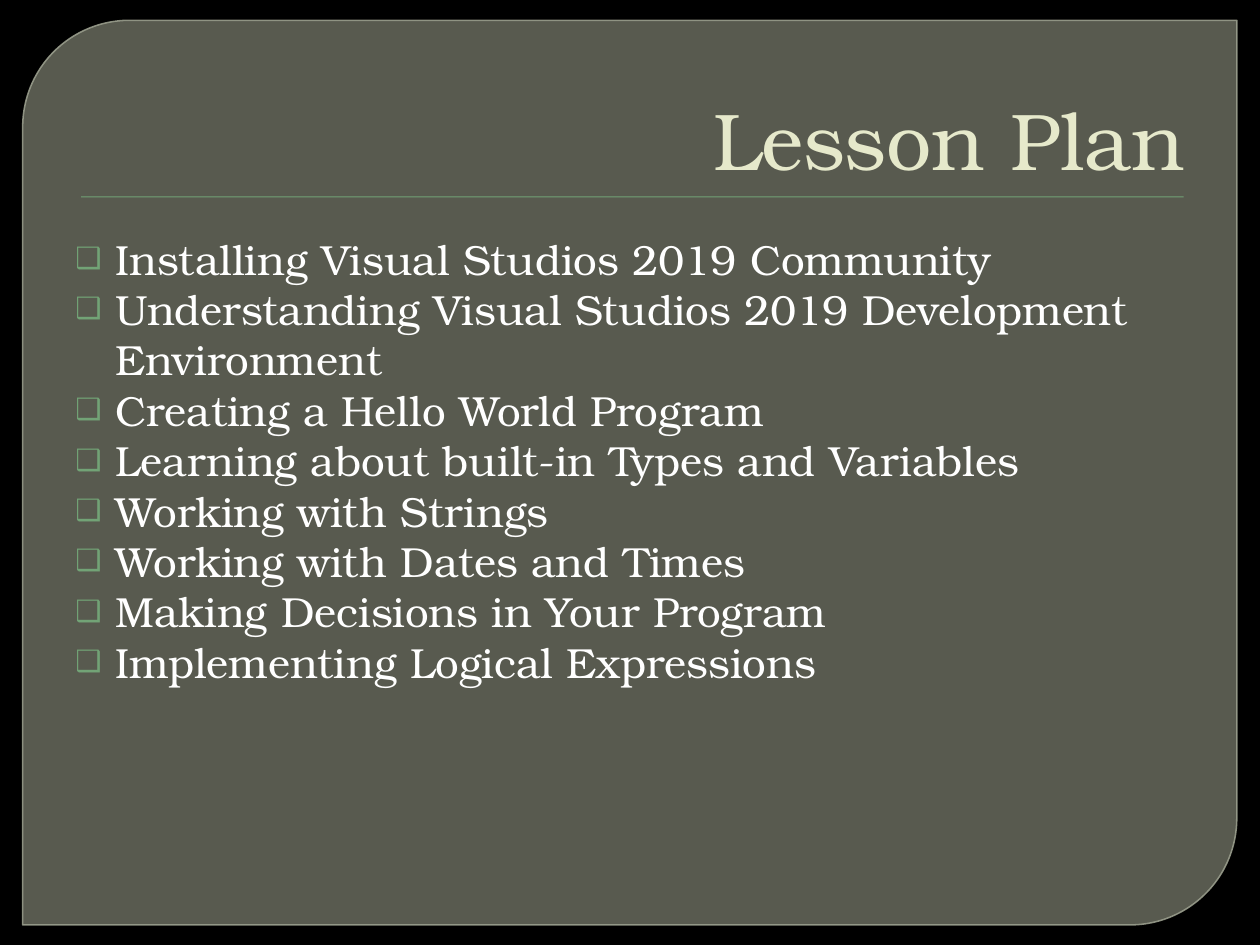
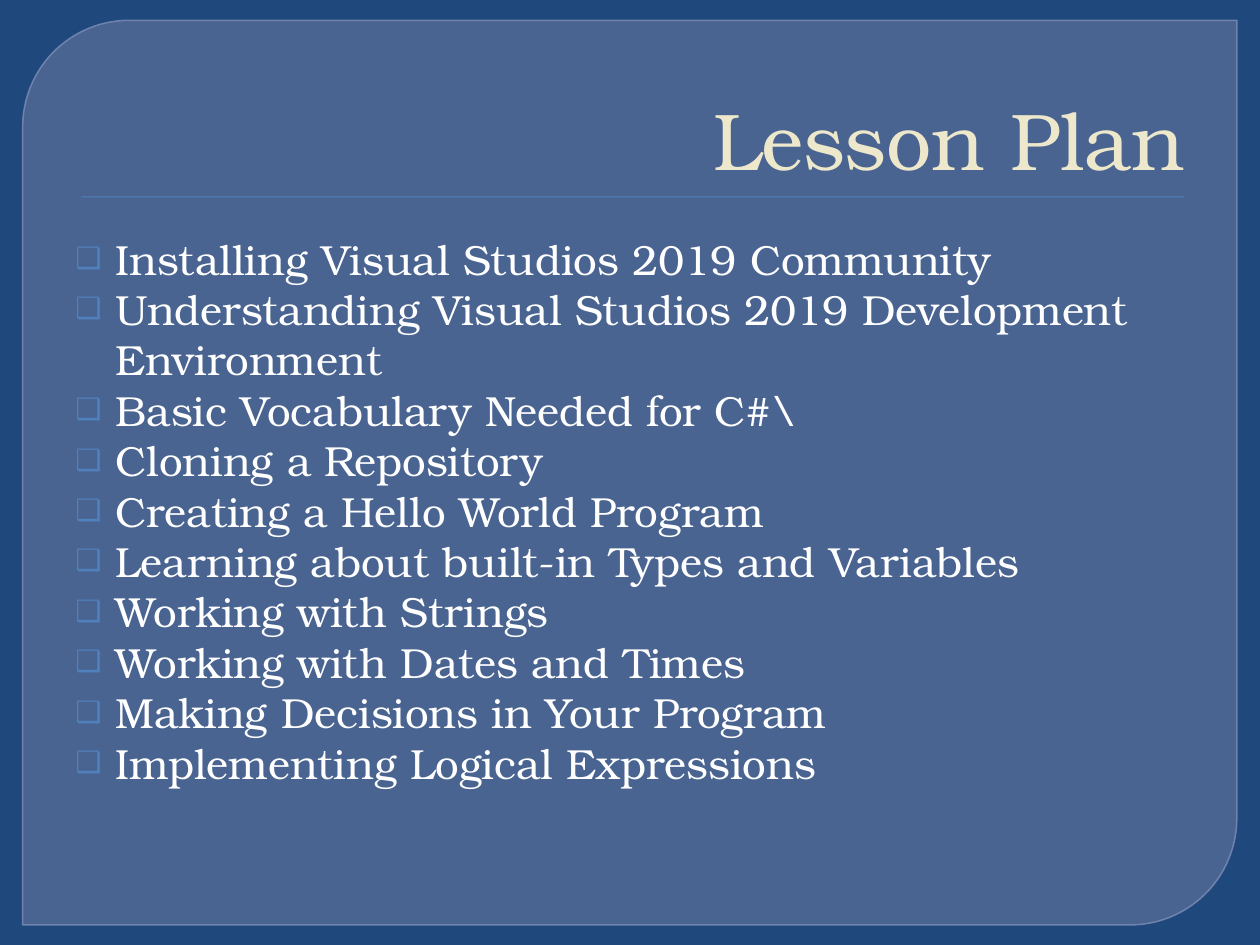
Before and after one commit to plwest-atmark/Aug31, a slide deck: slide 2 of IntroToProgramming/Introduction to C#.pptx. Drawn at 1260x945 pixels with LibreOffice and Linux fonts; fonts in the diff are those of the drawing; background and template pictures are left out. Boxes give left, top, right and bottom in pixels: in the first picture for what was removed or moved away, otherwise in the second. Text is boxed around its words. In the diff, an @@ line names an element or a change of style, - is before the commit and + after.

Commit message:
Updated PowerPoint with Programming Terminology

```diff
--- a/IntroToProgramming/Introduction to C#.pptx
+++ b/IntroToProgramming/Introduction to C#.pptx
@@ background picture (left out) to #1F497D @@
@@ round diag rect at (23, 20, 1237, 925): fill #888B7B at 65% opacity to #63759D at 65% opacity; outline #9DA090 0.87 pt to #7989B3 0.87 pt @@
@@ title "Lesson Plan" at (713, 112, 1185, 171): text colour #E7EACB to #EDE8CE @@
@@ rectangle at (81, 197, 1183, 198): fill #72A376 to #4F81BD @@
@@ text at (116, 245, 1127, 789): bullet colour #72A376 to #4F81BD @@
@@ text at (116, 395, 797, 486): paragraphs added @@
+❑ Basic Vocabulary Needed for C#\
+❑ Cloning a Repository
```
Also in this commit, not shown: 78 other slides changed, 15 slides added.
